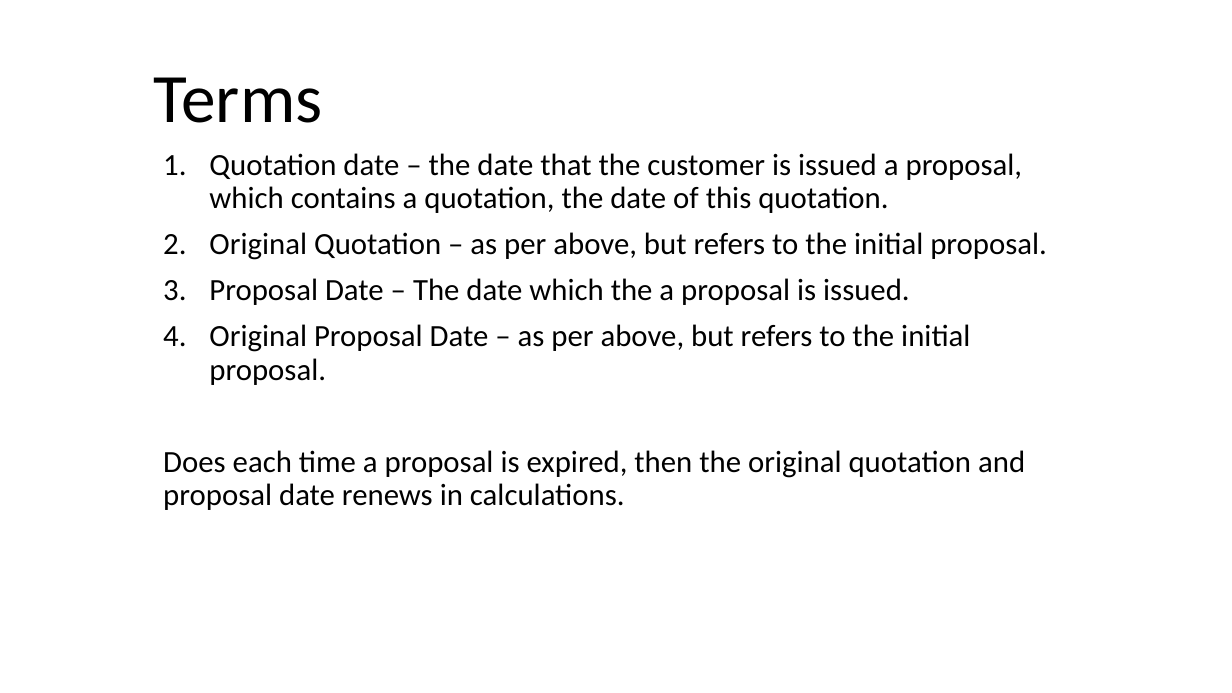
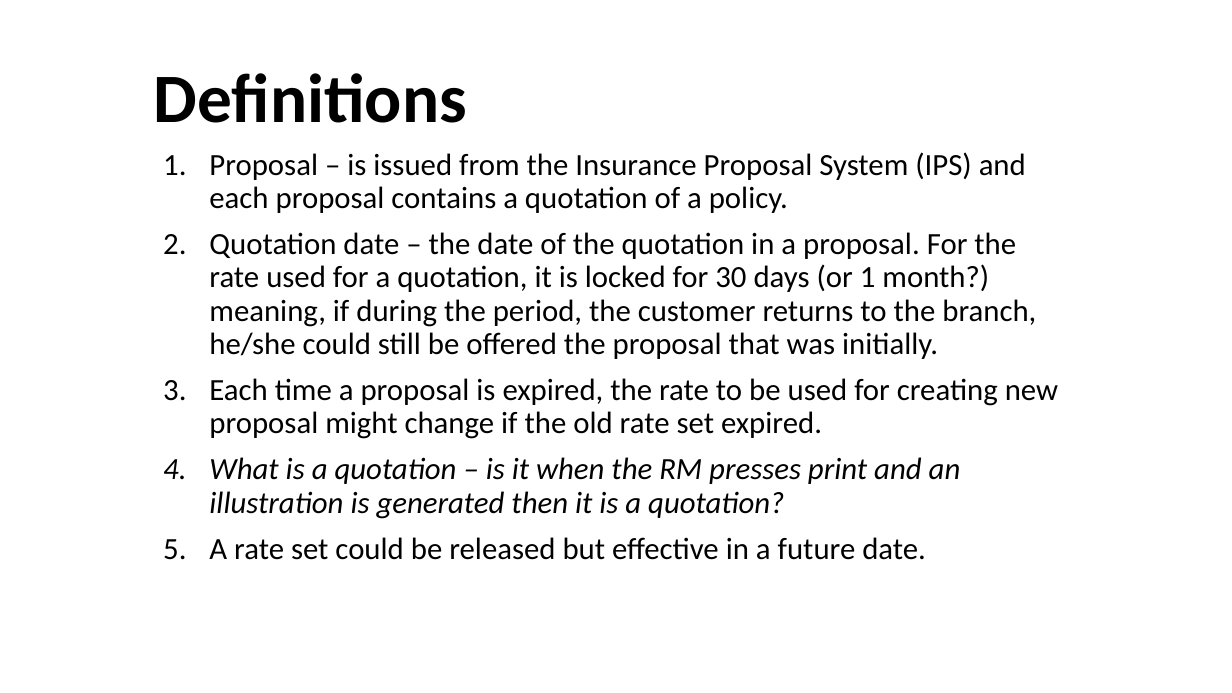
Before and after one commit to frankiemak/general, a slide deck: slide 4 of Presentation1.pptx. Drawn at 1232x693 pixels with LibreOffice and Linux fonts; fonts in the diff are those of the drawing. Boxes give left, top, right and bottom in pixels: in the first picture for what was removed or moved away, otherwise in the second. Text is boxed around its words. In the diff, an @@ line names an element or a change of style, - is before the commit and + after.

```diff
--- a/Presentation1.pptx
+++ b/Presentation1.pptx
@@ title at <box>154,73,467,123</box>: text changed; bold on @@
-Terms
+Definitions
@@ subtitle at <box>209,152,1058,560</box>: text changed @@
-1. Quotation date – the date that the customer is issued a proposal, which contains a quotation, the date of this quotation.
-2. Original Quotation – as per above, but refers to the initial proposal.
-3. Proposal Date – The date which the a proposal is issued.
-4. Original Proposal Date – as per above, but refers to the initial proposal.
-Does each time a proposal is expired, then the original quotation and proposal date renews in calculations.
+1. Proposal – is issued from the Insurance Proposal System (IPS) and each proposal contains a quotation of a policy.
+2. Quotation date – the date of the quotation in a proposal. For the rate used for a quotation, it is locked for 30 days (or 1 month?) meaning, if during the period, the customer returns to the branch, he/she could still be offered the proposal that was initially.
+3. Each time a proposal is expired, the rate to be used for creating new proposal might change if the old rate set expired.
+4. What is a quotation – is it when the RM presses print and an illustration is generated then it is a quotation?
+5. A rate set could be released but effective in a future date.
```
Also in this commit, not shown: 3 other slides changed, 7 slides added, 4 slides removed.
